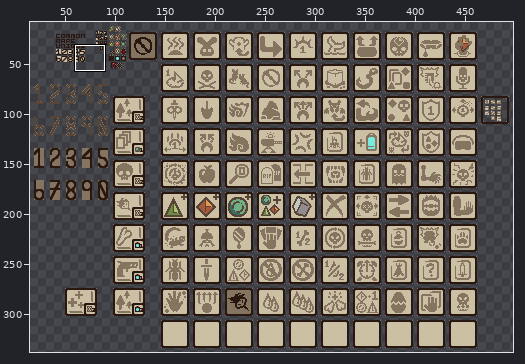
Sprite sheet: Crypt/!!!!stats.png. Above: a wide view before the commit, with the close-up outlined.
Close-up. The starting point:
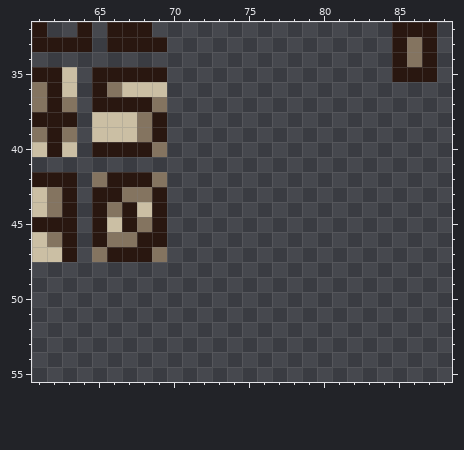
The file is 544x352 pixels. Shown: x 61..88, y 32..55. The wide view leaves out empty margins.
Once edited:
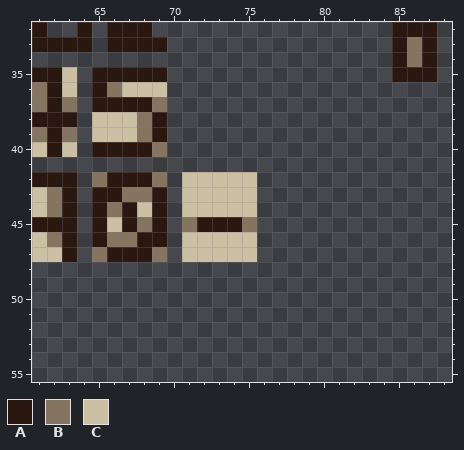
Palette (. is transparent): A #291710  B #847460  C #cbbfa4
From old to new:
y 42..44: x 71..75 ..... -> CCCCC
y 45: x 71..75 ..... -> BAAAB
y 46..47: x 71..75 ..... -> CCCCC
Where, in picture pixels (left, top, right, bottom), the same in both close-ups:
added: (182, 172, 257, 262)
